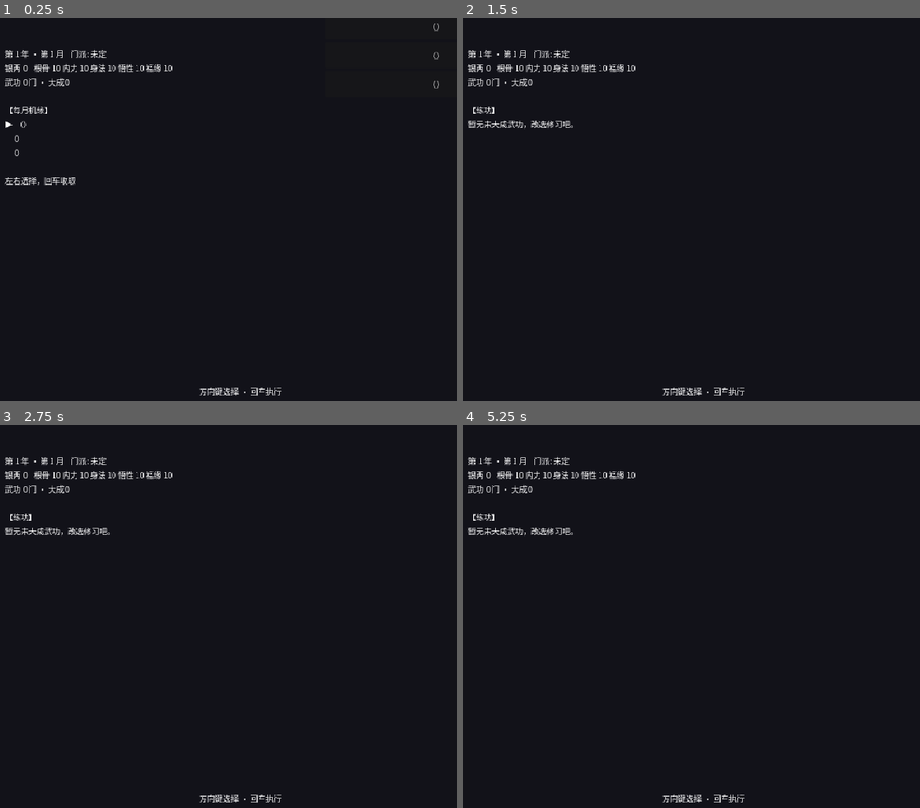
Above: before the commit, frames 1-4 (two rows, left to right).
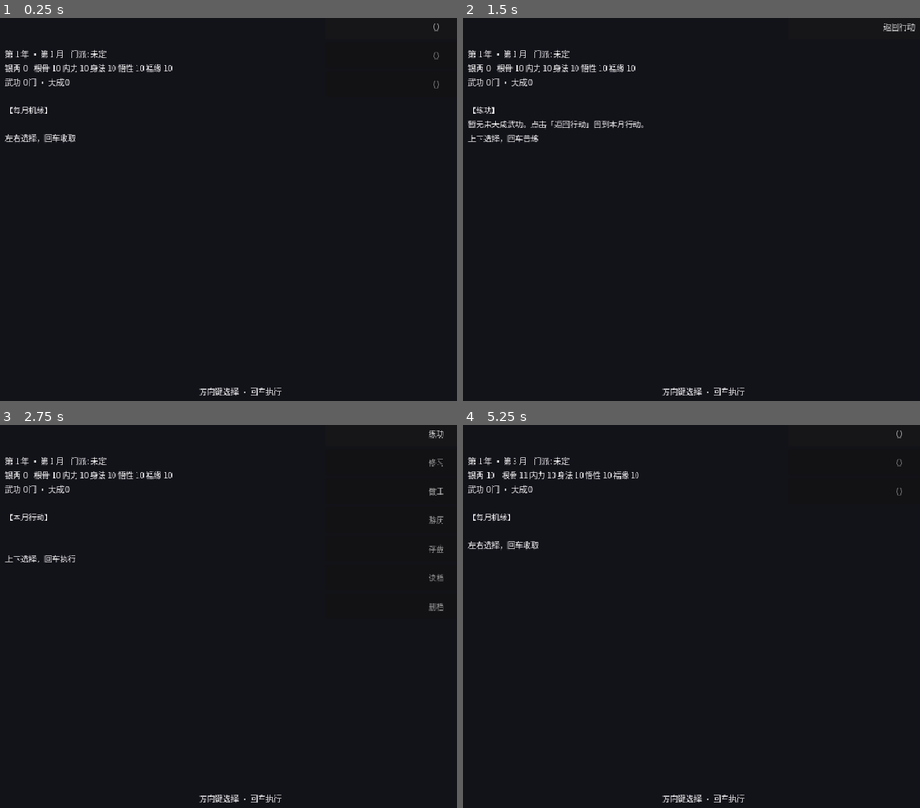
Above: after the commit, the same moments.

Repository: linxuhao/jinyong-heroes
Game: Godot game, scene res://scenes/segments/cultivation.tscn
The game is run twice, just before and just after one commit, with the same random seed, the same clock (stepped at 60 frames per second) and the same inputs. This scene is started directly instead of the project's main scene. Sound files missing from this copy of the repository are replaced by a short silence.
Inputs (mouse positions are in pixels of both pictures, inside the frame that each line leads up to):
- Up to frame 1 (0.25 s): no input
- Up to frame 2 (1.5 s): click "（）" at 0.5 s; click "练功" at 1.25 s
- Up to frame 3 (2.75 s): click (434, 432) at 2 s, where only the run after the commit has a clickable "返回行动"
- Up to frame 4 (5.25 s): click (897, 463) at 2.75 s, where only the run after the commit has a clickable "修习"; click (897, 432) at 3.5 s, where only the run after the commit has a clickable "根骨 10"; click (897, 463) at 4.25 s, where only the run after the commit has a clickable "（）"; click (897, 490) at 5 s, where only the run after the commit has a clickable "做工"

The runs differ from the first frame. In frame 1, 0.4% of the frame differs, in the area x 1-97%, y 9-44%; in frame 2, 0.5%; in frame 3, 0.7%; in frame 4, 1.0%, in the area x 1-97%, y 1-33%.
Error in both runs: Invalid access to property or key 'economy' on a base object of type 'Dictionary'. (res://scripts/autoload/save_manager.gd:382)

Commit message:
dpe_game/t_impl: cultivation_single_surface [jinyong-touch-ui] (3 file(s))

Diff:
--- a/scripts/autoload/i18n.gd
+++ b/scripts/autoload/i18n.gd
@@ -402,7 +402,8 @@
 	"\n\n⚠ 再按一次确认删除存档": "\n\n⚠ Press again to confirm deleting the save",
 	"\n\n上下选择，回车执行": "\n\nUp/down to choose, Enter to act",
 	"【练功】\n": "[Training]\n",
-	"暂无未大成武功，改选修习吧。": "No unmastered arts yet — choose Study instead.",
+	"返回行动": "Back to Actions",
+	"暂无未大成武功。点击「返回行动」回到本月行动。": "No unmastered arts to train. Tap \"Back to Actions\" to return to this month's actions.",
 	"\n上下选择，回车苦练": "\nUp/down to choose, Enter to train",
 	"【修习】\n": "[Study]\n",
 	"\n上下选择，回车修习（+1~+3）": "\nUp/down to choose, Enter to study (+1~+3)",
@@ -414,8 +415,6 @@
 	"\n上下选择，回车决定": "\nUp/down to choose, Enter to decide",
 	"【另投他派】\n": "[Join Another Sect]\n",
 	"\n上下选择，回车拜入": "\nUp/down to choose, Enter to join",
-	"%s %s（%s）\n": "%s %s (%s)\n",
-	"%s %s  （%d/%d）\n": "%s %s  (%d/%d)\n",
 	"%s（%s）": "%s (%s)",
 	"%s（%d/%d）": "%s (%d/%d)",
 	"%s %d": "%s %d",
--- a/scripts/segments/cultivation.gd
+++ b/scripts/segments/cultivation.gd
@@ -95,6 +95,20 @@
 ## present — a hittable button connected to nothing is the defect class the
 ## click gate cannot see on a button it never clicks.
 var pressed_connected: Dictionary = {}
+
+## Surface: true iff the composed BodyLabel still contains a ▶ cursor marker —
+## the runtime probe that the keyboard cursor text list is gone (creation.gd
+## precedent: cursor_markers_visible). Recomputed on every _render.
+var cursor_markers_visible: bool = false
+
+## Surface: the active phase's focus index — the option row whose button is
+## highlighted (mirror of the internal focus var; playtest asserts game-level
+## focus without reading underscore vars). Recomputed on every _render.
+var option_focus: int = 0
+
+## Surface: the text of the button at option_focus ("" when none). Recomputed
+## on every _render.
+var focused_option_text: String = ""
 
 
 func _ready() -> void:
@@ -524,13 +538,16 @@
 ## which the keyboard path never reached). remove_child already detaches every
 ## old button so it cannot be hit again this frame; queue_free only defers the
 ## memory reclaim to end-of-frame (next click is frames later), which is safe
-## and lets the emission complete. One CultOptionButton{i} per option, in the
-## SAME order with the SAME labels as the BodyLabel rows (minus the ▶ marker).
-## The box hides when the phase offers nothing to pick (GONGFA_PICK with an
-## empty unmastered list — the keyboard path auto-returns to ACTION_PICK there;
-## a defensive EVENT with an unresolvable event id), and pressed_connected is
-## re-snapshotted after every rebuild (empty when the box is hidden) so the
-## observable stays truthful.
+## and lets the emission complete. The buttons are the ONLY rendering of the
+## option list — the ▶ cursor text rows are gone (cursor_markers_visible is
+## the runtime probe that stays false). Every player-choice phase leaves this
+## box with at least one visible, wired button: GONGFA_PICK with an empty
+## unmastered list appends a single 返回行动 button whose pressed path is the
+## same _on_option_pressed -> _on_accept chain every other option uses (the
+## empty branch inside _on_accept performs the return to ACTION_PICK). The
+## only zero-button state left is a defensive EVENT with an unresolvable event
+## id, which the phase machine cannot reach; in that case the box hides and
+## pressed_connected re-snapshots empty so the observable stays truthful.
 func _rebuild_options_box() -> void:
 	var box: VBoxContainer = get_node_or_null("OptionsBox") as VBoxContainer
 	if box == null:
@@ -552,6 +569,11 @@
 				labels.append(tr(label))
 		"GONGFA_PICK":
 			var ids: Array[String] = _unmastered_ids()
+			if ids.is_empty():
+				# Empty unmastered list: the single tappable exit. Its pressed
+				# path is the same _on_option_pressed -> _on_accept chain every
+				# other option uses — no forked phase logic.
+				labels.append(tr("返回行动"))
 			for i in range(ids.size()):
 				var gid: String = ids[i]
 				var entry: Dictionary = SaveManager.profile.get_gongfa(gid)
@@ -583,6 +605,9 @@
 		btn.name = "CultOptionButton%d" % i
 		btn.text = labels[i]
 		btn.focus_mode = Control.FOCUS_NONE
+		# Keyboard focus is expressed ON the button (creation.gd precedent):
+		# the focused row full-brightness, the rest dimmed.
+		btn.modulate = Color(1, 1, 1, 1) if i == _focused_index_for_phase() else Color(0.72, 0.72, 0.72, 1)
 		btn.custom_minimum_size = Vector2(240, 40)
 		btn.size_flags_horizontal = Control.SIZE_EXPAND_FILL
 		btn.pressed.connect(_on_option_pressed.bind(i))
@@ -590,8 +615,8 @@
 		pressed_connected["CultOptionButton%d" % i] = btn.get_signal_connection_list("pressed").size() > 0
 
 
-## Button label for a drawn card: the same name + category the BodyLabel card
-## row shows, minus the ▶ marker.
+## Button label for a drawn card: name + category — the button is the only
+## rendering of the option (the BodyLabel card rows are gone).
 func _card_button_label(card: Dictionary) -> String:
 	return tr("%s（%s）") % [
 		tr(str(card.get("display_name", ""))),
@@ -794,76 +819,82 @@
 	match phase:
 		"YEAR_AUGMENT":
 			text += tr("【开年际遇】\n")
-			text += _card_rows(_yearly_cards, _card_focus)
 			text += tr("\n左右选择，回车收取")
 		"CARD_PICK":
 			text += tr("【每月机缘】\n")
-			text += _card_rows(_monthly_cards, _card_focus)
 			text += tr("\n左右选择，回车收取")
 		"ACTION_PICK":
 			text += tr("【本月行动】\n")
-			var labels: Array[String] = ["练功", "修习", "做工", "游历", "存盘", "读档", "删档"]
-			for i in range(labels.size()):
-				var marker: String = "▶" if i == _action_focus else " "
-				text += "%s %s   " % [marker, tr(labels[i])]
 			if _action_focus == 6 and _delete_armed:
 				text += tr("\n\n⚠ 再按一次确认删除存档")
 			text += tr("\n\n上下选择，回车执行")
 		"GONGFA_PICK":
 			text += tr("【练功】\n")
-			var ids: Array[String] = _unmastered_ids()
-			if ids.is_empty():
-				text += tr("暂无未大成武功，改选修习吧。")
-			else:
-				for i in range(ids.size()):
-					var gid: String = ids[i]
-					var entry: Dictionary = SaveManager.profile.get_gongfa(gid)
-					var marker: String = "▶" if i == _gongfa_focus % ids.size() else " "
-					text += tr("%s %s  （%d/%d）\n") % [marker, tr(ProgressionGongfaData.display_name_of(gid)), int(entry.get("practice", 0)), int(ProgressionGongfaData.PRACTICE_TO_MASTER.get(entry.get("grade", "D"), 4))]
-				text += tr("\n上下选择，回车苦练")
+			if _unmastered_ids().is_empty():
+				text += tr("暂无未大成武功。点击「返回行动」回到本月行动。")
+			# The keyboard hint shows even when the list is empty: the
+			# 返回行动 button is the tappable exit, and the hint names the
+			# confirm key for desktop players.
+			text += tr("\n上下选择，回车苦练")
 		"ATTR_PICK":
 			text += tr("【修习】\n")
-			for i in range(PlayerProfile.ATTR_KEYS.size()):
-				var key: String = PlayerProfile.ATTR_KEYS[i]
-				var marker: String = "▶" if i == _attr_focus else " "
-				text += "%s %s %d\n" % [marker, _attr_label(key), SaveManager.profile.get_attr(key)]
 			text += tr("\n上下选择，回车修习（+1~+3）")
 		"EVENT":
 			text += tr("【游历 · 遇事】\n")
 			var def = EventData.def(event_id)
 			if def != null:
 				text += tr(def.title) + "\n" + tr(def.text) + "\n\n"
-				var sel: String = "▶" if _event_focus == 0 else " "
-				text += "%s %s\n" % [sel, tr(def.option_a.label)]
-				var sel2: String = "▶" if _event_focus == 1 else " "
-				text += "%s %s\n" % [sel2, tr(def.option_b.label)]
 			text += tr("\n上下选择，回车定夺")
 		"YEAR_END":
 			text += tr("【年关将至】\n")
-			var labels2: Array[String] = ["留在本门", "另投他派"]
-			for i in range(labels2.size()):
-				var marker: String = "▶" if i == _year_choice else " "
-				text += "%s %s\n" % [marker, tr(labels2[i])]
 			text += tr("\n上下选择，回车决定")
 		"SECT_SWITCH":
 			text += tr("【另投他派】\n")
-			var rows: Array = ProgressionGongfaData.SECTS
-			for i in range(rows.size()):
-				var row: Dictionary = rows[i]
-				var marker: String = "▶" if i == _switch_focus else " "
-				text += "%s %s\n" % [marker, tr(str(row["display_name"]))]
 			text += tr("\n上下选择，回车拜入")
 	body.text = text
 	_rebuild_options_box()
-
-
-func _card_rows(cards: Array, focus: int) -> String:
-	var out: String = ""
-	for i in range(cards.size()):
-		var c: Dictionary = cards[i]
-		var marker: String = "▶" if i == focus else " "
-		out += tr("%s %s（%s）\n") % [marker, tr(str(c.get("display_name", ""))), _category_label(c.get("category", ""))]
-	return out
+	# Observables recomputed on every render. cursor_markers_visible is the
+	# runtime proof the ▶ cursor text list is gone (creation.gd precedent).
+	cursor_markers_visible = body.text.contains("▶")
+	option_focus = _focused_index_for_phase()
+	focused_option_text = _focused_option_text()
+
+
+## The active phase's focus index — the button row that is highlighted. A pure
+## switch over the internal focus vars (no state mutation); the same value the
+## modulate highlight in _rebuild_options_box uses.
+func _focused_index_for_phase() -> int:
+	match phase:
+		"YEAR_AUGMENT", "CARD_PICK":
+			return _card_focus
+		"ACTION_PICK":
+			return _action_focus
+		"GONGFA_PICK":
+			return _gongfa_focus
+		"ATTR_PICK":
+			return _attr_focus
+		"EVENT":
+			return _event_focus
+		"YEAR_END":
+			return _year_choice
+		"SECT_SWITCH":
+			return _switch_focus
+		_:
+			return 0
+
+
+## The text of the button at option_focus ("" when the box holds no button at
+## that index — defensive; the constructor guarantees >= 1 for every reachable
+## choice phase).
+func _focused_option_text() -> String:
+	var box: VBoxContainer = get_node_or_null("OptionsBox") as VBoxContainer
+	if box == null:
+		return ""
+	var idx: int = option_focus
+	if idx < 0 or idx >= box.get_child_count():
+		return ""
+	var btn: Button = box.get_child(idx) as Button
+	return btn.text if btn != null else ""
 
 
 func _category_label(cat: String) -> String:
Not shown, changed: playtest/_common.yaml
